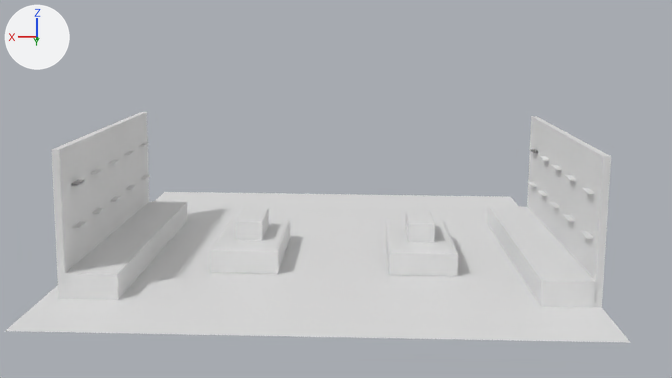
Two versions of the Blender file Blend/Shelves/ShoeStoreLayout.blend, one commit apart.
Both versions are drawn from the file's camera 'Camera'. Every picture has the same lights, and +X, +Y and +Z are marked at upper left.
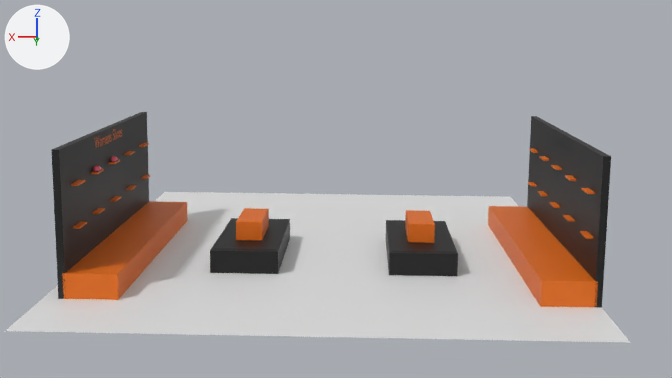
Patch to the scene script:
```diff
--- a/Blend/Shelves/ShoeStoreLayout.blend.py
+++ b/Blend/Shelves/ShoeStoreLayout.blend.py
@@ mat_material @@
 mat_material = principled_material('Material')
-mat_material.base_color = (0.8, 0.8, 0.8)  # white #e7e7e7
+mat_material.base_color = (0.0, 0.0, 0.0)  # black #000000
@@ mat_material_001 @@
 mat_material_001 = principled_material('Material.001')
-mat_material_001.base_color = (0.8, 0.8, 0.8)  # white #e7e7e7
+mat_material_001.base_color = (0.8, 0.153, 0.0)  # orange #e76d00
@@ mat_material_003 @@
 mat_material_003 = principled_material('Material.003')
-mat_material_003.base_color = (0.8, 0.8, 0.8)  # white #e7e7e7
+mat_material_003.base_color = (0.0, 0.0, 0.0)  # black #000000
@@ mat_material_002 @@
 mat_material_002 = principled_material('Material.002')
-mat_material_002.base_color = (0.8, 0.8, 0.8)  # white #e7e7e7
+mat_material_002.base_color = (0.8, 0.153, 0.0)  # orange #e76d00
@@ me_cube_007 @@
 me_cube_007.from_pydata(...)  # 8 vertices, 6 faces; spans x -1.0..1.0, y -1.0..1.93, z -1.0..1.0
+me_cube_007.materials.append(mat_material_007)  # orange #e76d00
@@ me_cube_006 @@
 me_cube_006.from_pydata(...)  # 8 vertices, 6 faces; spans x -1.0..1.0, y -1.0..1.0, z -1.0..1.0
+me_cube_006.materials.append(mat_material_008)  # black #1c1c1c
@@ me_cube_028 @@
 me_cube_028.from_pydata(...)  # 8 vertices, 6 faces; spans x -1.0..1.0, y -1.0..1.93, z -1.0..1.0
+me_cube_028.materials.append(mat_material_006)  # orange #e76d00
@@ me_cube_029 @@
 me_cube_029.from_pydata(...)  # 8 vertices, 6 faces; spans x -1.0..1.0, y -1.0..1.0, z -1.0..1.0
+me_cube_029.materials.append(mat_material_009)  # black #131313
@@ txt_text_001 @@
+txt_text_001 = bpy.data.curves.new('Text.001', 'FONT')
+txt_text_001.body = 'Mens Shoes'
+txt_text_001.materials.append(mat_material_031)  # black #000000
@@ txt_text @@
+txt_text = bpy.data.curves.new('Text', 'FONT')
+txt_text.body = 'Womens Shoes'
+txt_text.materials.append(mat_material_028)  # orange #e76d00
@@ ob_men @@
+ob_men = bpy.data.objects.new('Men', txt_text_001)
+ob_men.location = (-14.29, -3.81, 7.14)
+ob_men.rotation_euler = (1.571, 0.0, 1.571)  # degrees (90, 0, 90)
@@ ob_women @@
+ob_women = bpy.data.objects.new('Women', txt_text)
+ob_women.location = (13.54, 2.04, 7.14)
+ob_women.rotation_euler = (1.571, 0.0, -1.571)  # degrees (90, 0, -90)
@@ ob_shoe_001 @@
+ob_shoe_001 = bpy.data.objects.new('Shoe.001', me_shoe_001)  # 407 vertices, 400 faces; spans x -0.44..0.41, y -1.24..0.91, z -0.34..0.38; in mat_material_033 (red #e75771), mat_material_034 (white #e6e7e4), mat_material_032 (black #000000); modifiers SUBSURF
+ob_shoe_001.location = (13.36, 2.35, 6.07)
+ob_shoe_001.scale = (0.478, 0.478, 0.478)
```

Where the change shows, as pixel boxes (x1, y1, x2, y2) in the pictures (672 x 378 px):
'Cube.005', recoloured (grey to black)
    both: (51, 112, 149, 299)
'Cube.026', recoloured
    both: (527, 116, 611, 308)
'Cube.004', recoloured (grey to orange)
    both: (62, 201, 188, 300)
'Cube.027', recoloured (white to orange)
    both: (488, 206, 598, 307)
'Cube', recoloured (white to black)
    both: (210, 218, 290, 274)
'Cube.003', recoloured (white to black)
    both: (386, 220, 458, 276)
'Cube.001', recoloured (white to orange)
    both: (236, 208, 269, 240)
'Cube.002', recoloured (white to orange)
    both: (405, 210, 435, 243)
'Women', added
    after: (94, 129, 122, 148)
'Men', added
    after: (553, 133, 569, 153)
'Shoe.001', added
    after: (93, 165, 102, 172)
